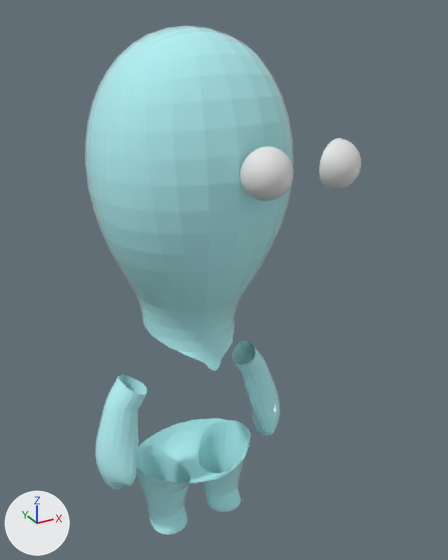
Two versions of the FBX model ForTheSweet/ForTheSweet/resource/character/weak_attack_3.FBX, one commit apart.
Both versions are drawn from a camera (50 mm lens) standing at (-0.496, -0.824, 0.901) and looking at (-0.045, -0.003, 0.49). Arrows for +X, +Y and +Z are at lower left; the lights stay in place. Where no turn or scale is listed for an object, it has been applied to the vertices. Vertices at the same position are counted once.
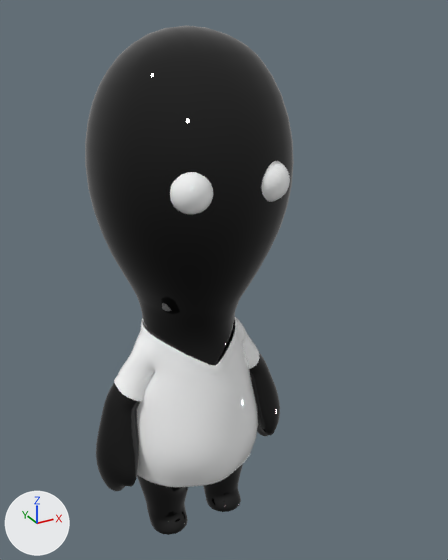
The newer file is also rescaled (x1.012), turned or shifted as a whole; pictures and numbers use the older file's frame.

The change, as JSON lines over the scene's bpy script:
```json
{"op": "add", "block": "mat_material_48", "code": ["mat_material_48 = bpy.data.materials.new('Material_48')", "# uses the picture img_5_png", "# uses the picture img_7_png"]}
{"op": "add", "block": "mat_material_49", "code": ["mat_material_49 = principled_material('Material_49')", "mat_material_49.texture = img_8_png", "mat_material_49.roughness = 0.0"]}
{"block": "me_mesh_001", "where": "# used by ob_node_id33; location = (-0.091, 0.034, 0.001)"}
{"op": "remove", "block": "me_mesh_001", "code": "me_mesh_001.from_pydata(...)  # 2296 vertices, 4474 faces; spans x -0.184..0.184, y -0.165..0.138, z 0.0..0.877"}
{"op": "add", "block": "me_mesh_001", "code": "me_mesh_001.from_pydata(...)  # 4452 vertices, 8302 faces; spans x -0.184..0.184, y -0.171..0.138, z 0.0..0.877"}
{"block": "me_mesh_001", "change": "me_mesh_001 part 1: a new loose piece of 1233 vertices spanning x -0.137..0.138, y -0.125..0.095, z 0.134..0.417, in mat_material_48"}
{"block": "me_mesh_001", "change": "me_mesh_001 part 2: a new loose piece of 257 vertices spanning x 0.03..0.09, y -0.171..-0.141, z 0.649..0.709, in mat_material_48"}
{"block": "me_mesh_001", "change": "me_mesh_001 part 3: a new loose piece of 257 vertices spanning x -0.09..-0.03, y -0.171..-0.141, z 0.649..0.709, in mat_material_48"}
{"block": "me_mesh_001", "change": "me_mesh_001 part 4: 541 vertices moved from x -0.184..0.078, y -0.084..0.072, z 0.026..0.416 to x -0.184..0.078, y -0.092..0.072, z 0.026..0.418; 97 vertices removed from x -0.152..0.11, y -0.104..0.069, z 0.024..0.416; 503 vertices added at x -0.155..0.117, y -0.118..0.091, z 0.024..0.417"}
{"block": "me_mesh_001", "change": "me_mesh_001 part 5: 3 vertices added at x -0.133..-0.121, y -0.104..-0.083, z 0.621..0.655"}
{"block": "me_mesh_001", "change": "me_mesh_001 part 6: 4193 faces spanning x -0.184..0.184, y -0.165..0.138, z 0.0..0.877 switch from mat_material_52 to mat_material_49 (picture img_8_png)"}
{"op": "add", "block": "me_mesh_001", "code": "me_mesh_001.materials.append(mat_material_48)"}
{"op": "remove", "block": "ob_sphere001", "code": ["ob_sphere001 = bpy.data.objects.new('Sphere001', me_mesh_002)", "ob_sphere001.location = (0.057, -0.142, 0.7)"]}
{"op": "remove", "block": "ob_sphere002", "code": ["ob_sphere002 = bpy.data.objects.new('Sphere002', me_mesh_003)", "ob_sphere002.location = (-0.057, -0.142, 0.7)", "ob_sphere002.rotation_euler = (-1.571, 0.0, -0.262)  # degrees (-90, 0, -15)", "ob_sphere002.scale = (-0.0254, -0.0254, -0.0254)"]}
```

Where the change shows, as pixel boxes [x1, y1, x2, y2] in the pictures (448 x 560 px; the box of a moved part takes in the faces that stretch with it):
```json
{"object": "Sphere002", "change": "deleted", "before": [240, 147, 293, 201]}
{"object": "Sphere001", "change": "deleted", "before": [319, 138, 361, 190]}
{"part": 1, "of": "me_mesh_001", "change": "added", "after": [114, 317, 259, 487]}
{"part": 2, "of": "me_mesh_001", "change": "added", "after": [261, 161, 290, 202]}
{"part": 3, "of": "me_mesh_001", "change": "added", "after": [170, 172, 213, 215]}
{"part": 4, "of": "me_mesh_001", "change": "moved or reshaped", "before": [95, 314, 250, 522], "after": [96, 314, 235, 522]}
{"part": 5, "of": "me_mesh_001", "change": "added", "after": [126, 210, 139, 232]}
{"part": 6, "of": "me_mesh_001", "change": "recoloured", "before": [85, 26, 294, 535], "after": [85, 26, 294, 535], "on screen": "cyan to black"}
```
